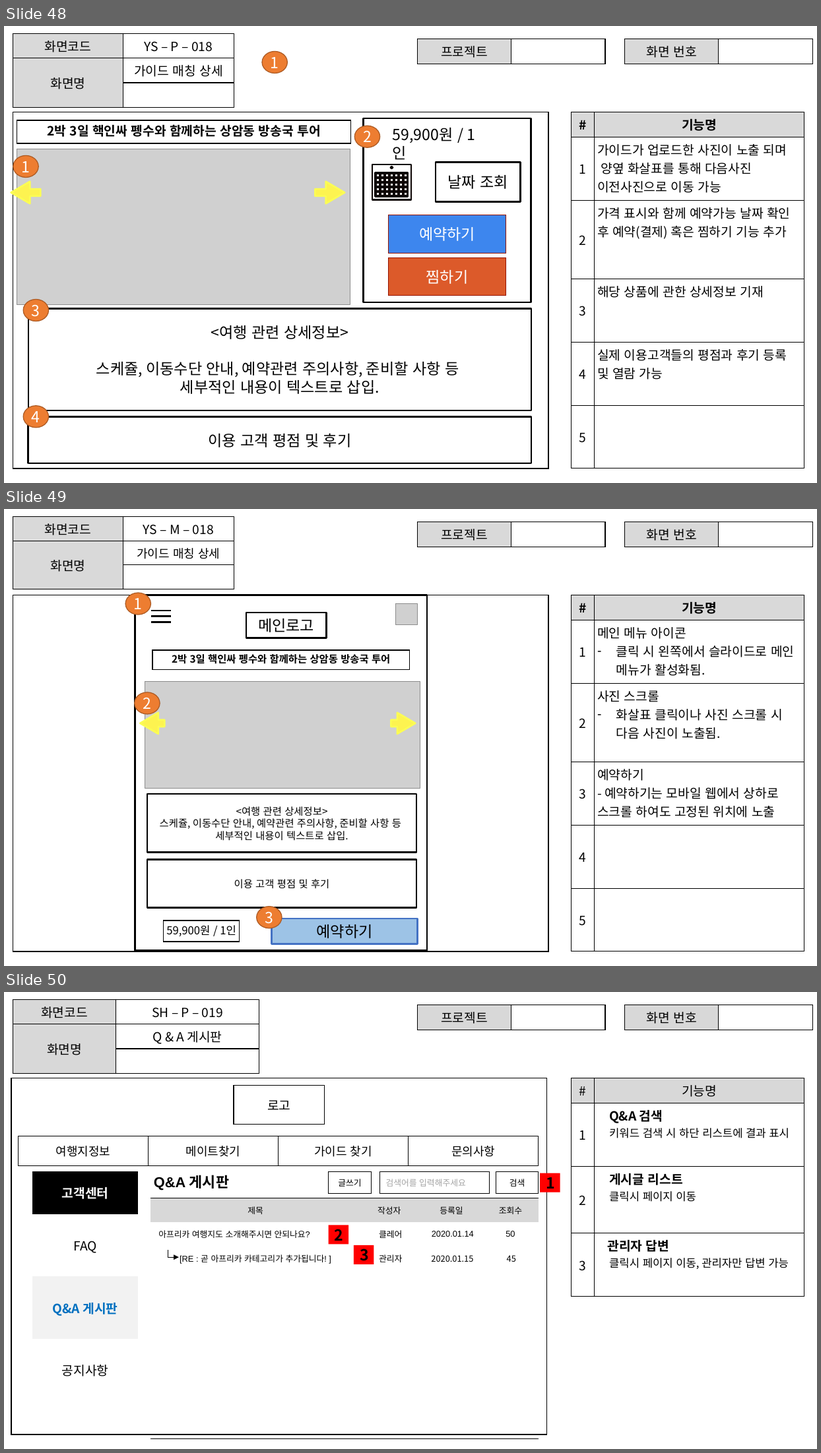
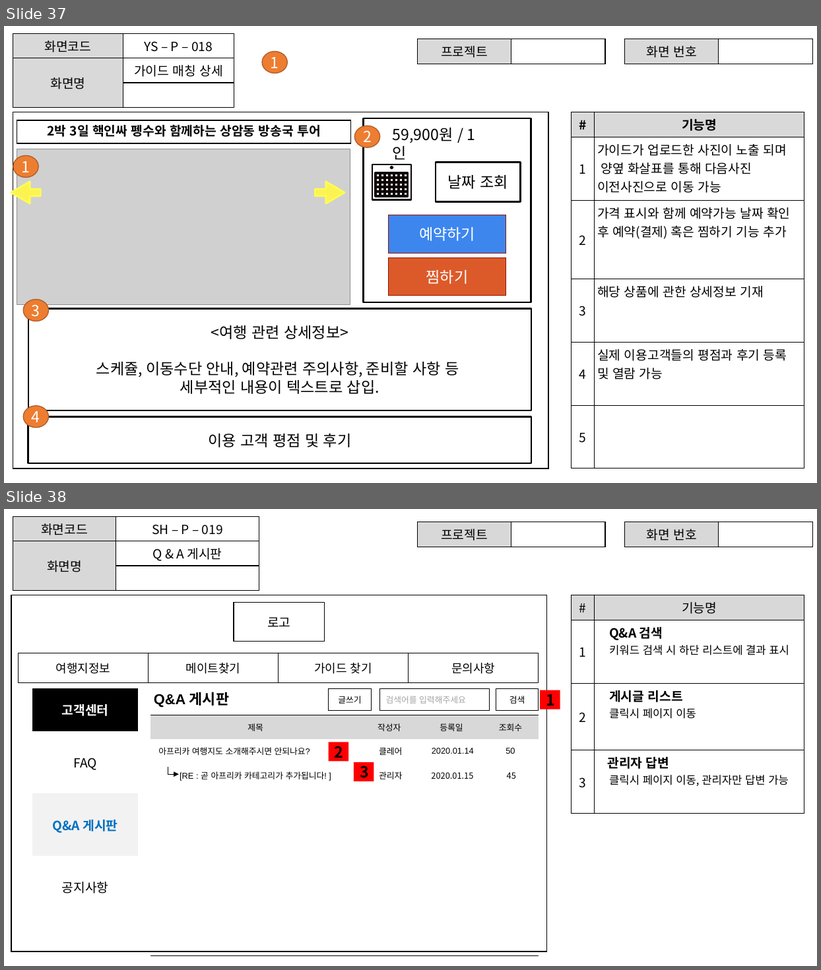
Before and after one commit to ezenteam2/TripMate, a slide deck: 2조 project02.pptx. Shown one above the other, each under a label of ours: slides 48, 49 and 50 before the commit, slides 37 and 38 after it. The pictures are 821x1453 and 821x970 pixels, drawn with LibreOffice and Linux fonts; fonts in the diff are those of the drawing; grey boxes stand for pictures. Boxes give left, top, right and bottom in pixels: in the first picture for what was removed or moved away, otherwise in the second. Text is boxed around its words. In the diff, an @@ line names an element or a change of style, - is before the commit and + after.

```diff
--- a/2조 project02.pptx
+++ b/2조 project02.pptx
@@ slide 49 removed at bbox=[4, 509, 817, 966], background #FFFFFF @@
@@ table removed at bbox=[13, 517, 234, 580], 3 rows, 2 columns @@
-화면코드 | YS – M – 018
-화면명 | 가이드 매칭 상세
- | 
@@ table removed at bbox=[418, 522, 605, 544], 1 rows, 2 columns @@
-프로젝트 | 
@@ table removed at bbox=[625, 522, 813, 544], 1 rows, 2 columns @@
-화면 번호 | 
@@ rectangle removed at bbox=[13, 595, 548, 952] @@
@@ ellipse removed at bbox=[125, 593, 151, 615] @@
@@ text removed at bbox=[134, 598, 143, 609] @@
-1
@@ rectangle removed at bbox=[135, 595, 427, 951] @@
@@ picture removed at bbox=[395, 603, 417, 625] @@
@@ table removed at bbox=[572, 595, 805, 952], 6 rows, 2 columns @@
-# | 기능명
-1 | 메인 메뉴 아이콘 / 클릭 시 왼쪽에서 슬라이드로 메인 메뉴가 활성화됨.
-2 | 사진 스크롤 / 화살표 클릭이나 사진 스크롤 시 다음 사진이 노출됨.
-3 | 예약하기 / - 예약하기는 모바일 웹에서 상하로 스크롤 하여도 고정된 위치에 노출
-4 | 
-5 | 
@@ line removed from (151, 611) to (171, 611) @@
@@ line removed from (151, 617) to (171, 617) @@
@@ line removed from (151, 623) to (171, 623) @@
@@ rectangle removed at bbox=[246, 613, 326, 638] @@
-메인로고
@@ rectangle removed at bbox=[153, 650, 411, 670] @@
-2박 3일 핵인싸 펭수와 함께하는 상암동 방송국 투어
@@ picture removed at bbox=[145, 682, 420, 788] @@
@@ ellipse removed at bbox=[135, 692, 160, 714] @@
@@ text removed at bbox=[143, 698, 151, 709] @@
-2
@@ right arrow removed at bbox=[140, 713, 164, 734] @@
@@ right arrow removed at bbox=[391, 713, 416, 734] @@
@@ rectangle removed at bbox=[147, 795, 417, 853] @@
@@ text removed at bbox=[160, 807, 401, 841] @@
-<여행 관련 상세정보>
-스케쥴, 이동수단 안내, 예약관련 주의사항, 준비할 사항 등
-세부적인 내용이 텍스트로 삽입.
@@ rectangle removed at bbox=[147, 859, 417, 908] @@
@@ text removed at bbox=[234, 879, 329, 889] @@
-이용 고객 평점 및 후기
@@ rectangle removed at bbox=[164, 921, 240, 942] @@
-59,900원 / 1인
@@ ellipse removed at bbox=[257, 907, 282, 929] @@
@@ text removed at bbox=[265, 912, 273, 924] @@
-3
@@ rectangle removed at bbox=[272, 919, 418, 945] @@
-예약하기
@@ what was slide 48 is now slide 37 @@
@@ what was slide 50 is now slide 38 @@
```
Also in this commit, not shown: 1 slide changed, 2 slides added, 15 other slides removed, 4 other files.
